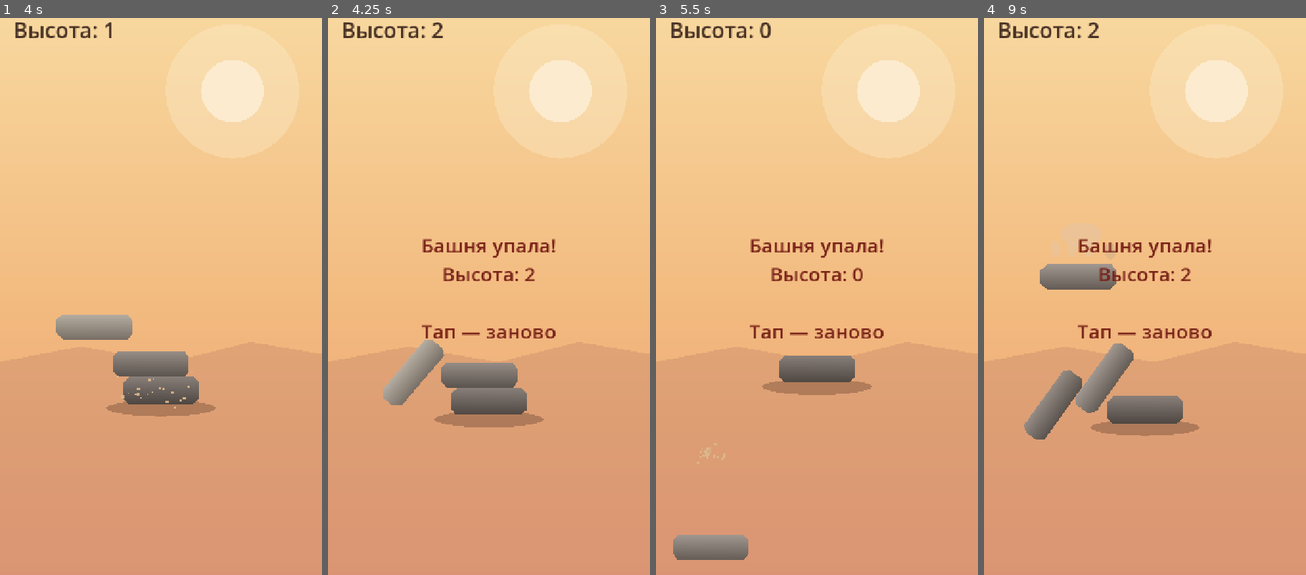
Above: before the commit, frames 1-4 (left to right).
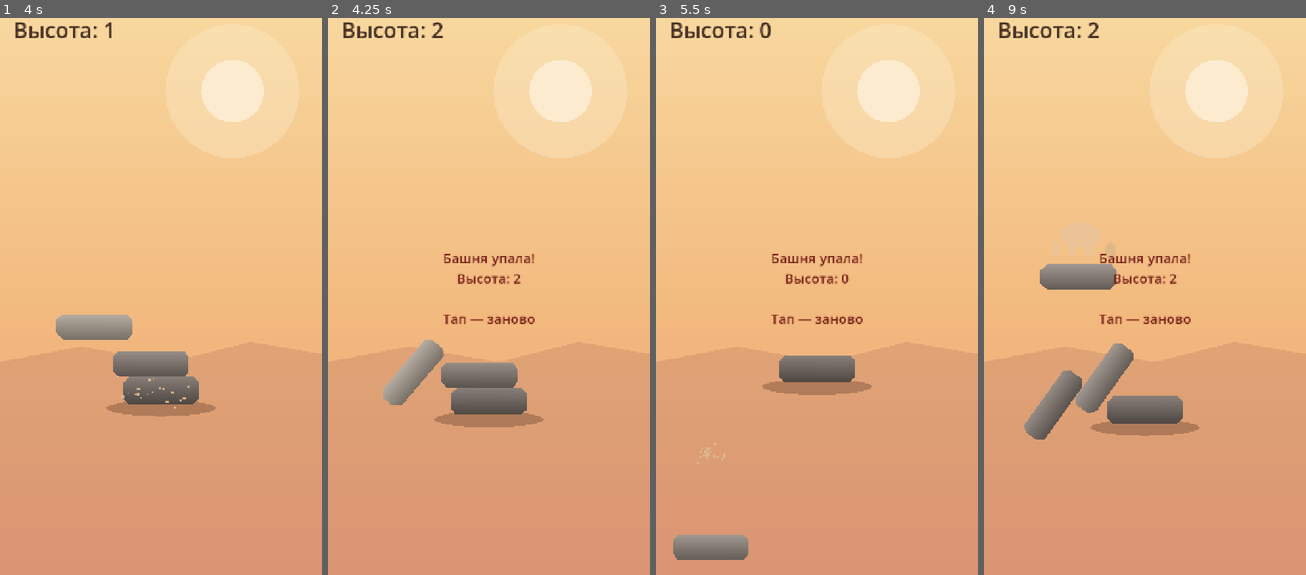
Above: after the commit, the same moments.

Repository: Babaika8/balance-tower
Game: Godot game, scene res://main.tscn
Same seed, same stepped clock (60 frames per second), same inputs: the game is played once before the commit and once after it.
Inputs (mouse positions are in pixels of both pictures, inside the frame that each line leads up to):
- Up to frame 1 (4 s): tap Enter at 0.5 s; move the mouse to (231, 257) at 0.52 s; click (231, 257) at 0.67 s; tap Space at 0.77, 1.52, 3.02, 3.77 s; move the mouse to (96, 318) at 1.27 s; click (96, 318) at 1.42 s; move the mouse to (193, 162) at 2.02 s; click (193, 162) at 2.17 s; move the mouse to (144, 402) at 2.77 s; click (144, 402) at 2.92 s; move the mouse to (257, 374) at 3.52 s; click (257, 374) at 3.67 s
- Up to frame 2 (4.25 s): no input
- Up to frame 3 (5.5 s): move the mouse to (720, 201) at 4.27 s; click (720, 201) at 4.42 s; tap Space at 4.52 s; move the mouse to (833, 290) at 5.02 s; click (833, 290) at 5.17 s
- Up to frame 4 (9 s): move the mouse to (1096, 146) at 5.77 s; click (1096, 146) at 5.92 s; tap Space at 6.02, 6.77, 7.52 s; move the mouse to (1215, 257) at 6.52 s; click (1215, 257) at 6.67 s; move the mouse to (1080, 318) at 7.27 s; click (1080, 318) at 7.42 s; move the mouse to (1177, 162) at 8.02 s; click (1177, 162) at 8.17 s; move the mouse to (1128, 402) at 8.77 s; click (1128, 402) at 8.92 s

Frame 1 is identical in both runs. In frame 2, 1.7% of the frame differs, in the area x 29-71%, y 39-58%; in frame 3, 1.7%; in frame 4, 1.7%.

Commit message:
Show top-10 leaderboard on game-over screen
Co-Authored-By: Claude Opus 4.8 <noreply@anthropic.com>

Diff:
--- a/game.gd
+++ b/game.gd
@@ -29,6 +29,7 @@
 var carrier_dir: float = 1.0
 var current_stone: RigidBody2D = null
 var stones: Array[RigidBody2D] = []
+var loading_lb: bool = false
 
 var camera: Camera2D
 var score_label: Label
@@ -105,7 +106,7 @@
 	msg_label.set_anchors_and_offsets_preset(Control.PRESET_FULL_RECT)
 	msg_label.horizontal_alignment = HORIZONTAL_ALIGNMENT_CENTER
 	msg_label.vertical_alignment = VERTICAL_ALIGNMENT_CENTER
-	msg_label.add_theme_font_size_override("font_size", 44)
+	msg_label.add_theme_font_size_override("font_size", 30)
 	msg_label.add_theme_color_override("font_color", Color("7A2218"))
 	msg_label.visible = false
 	layer.add_child(msg_label)
@@ -163,6 +164,8 @@
 	state = State.WAITING
 
 func _process(delta: float) -> void:
+	if loading_lb:
+		_poll_leaderboard()
 	if state == State.WAITING and carrier:
 		var x := carrier.position.x + carrier_dir * CARRIER_SPEED * delta
 		if x > BASE_W - MARGIN:
@@ -266,17 +269,35 @@
 	if carrier:
 		carrier.queue_free()
 		carrier = null
-	_submit_score()
-	msg_label.text = "Башня упала!\nВысота: %d\n\nТап — заново" % score
+	msg_label.text = _gameover_text("")
 	msg_label.visible = true
-
-# Отправка рекорда на бэкенд (только в веб-сборке внутри Telegram).
-func _submit_score() -> void:
-	if score <= 0:
+	# Веб (Telegram): отправить счёт и подтянуть топ-10.
+	if OS.has_feature("web"):
+		JavaScriptBridge.eval("window.BT_finish && window.BT_finish(%d)" % score, true)
+		loading_lb = true
+
+func _gameover_text(board: String) -> String:
+	var t := "Башня упала!\nВысота: %d\n" % score
+	if board != "":
+		t += "\n🏆 Топ:\n" + board
+	t += "\nТап — заново"
+	return t
+
+# Опрос результата лидерборда из JS (window.BT_lb заполняется асинхронно).
+func _poll_leaderboard() -> void:
+	var r = JavaScriptBridge.eval("window.BT_lb", true)
+	if typeof(r) != TYPE_STRING or r == "":
 		return
-	if not OS.has_feature("web"):
-		return
-	JavaScriptBridge.eval("window.BT_submitScore && window.BT_submitScore(%d)" % score, true)
+	loading_lb = false
+	var board := ""
+	var arr = JSON.parse_string(r)
+	if arr is Array:
+		var i := 1
+		for e in arr:
+			if e is Dictionary:
+				board += "%d. %s — %d\n" % [i, str(e.get("username", "?")), int(e.get("best_score", 0))]
+				i += 1
+	msg_label.text = _gameover_text(board)
 
 func _restart() -> void:
 	for s in stones:
@@ -288,6 +309,7 @@
 		carrier = null
 	current_stone = null
 	score = 0
+	loading_lb = false
 	top_y = ground_top_y
 	msg_label.visible = false
 	_update_score()
Not shown, changed: export_presets.cfg
Not shown, changed: build/web/index.html
Not shown, changed: build/web/index.pck
